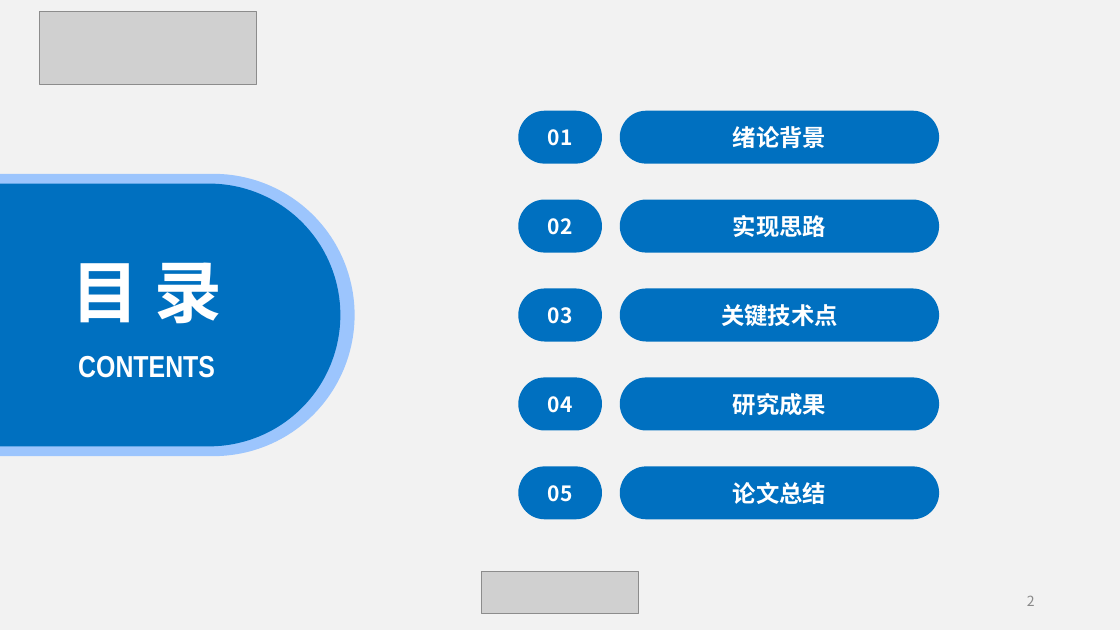
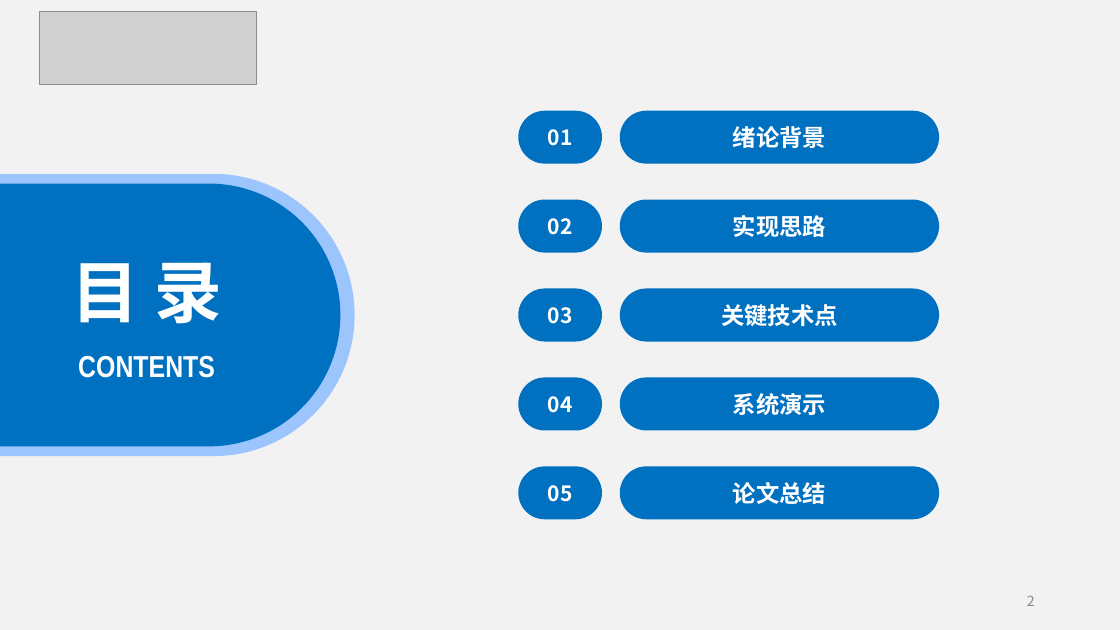
Before and after one commit to KIPKIPS/PocketCampusUnity, a slide deck: slide 2 of 基于Android的掌上校园APP开发答辩PPT.pptx. Drawn at 1120x630 pixels with LibreOffice and Linux fonts; fonts in the diff are those of the drawing; grey boxes stand for pictures. Boxes give left, top, right and bottom in pixels: in the first picture for what was removed or moved away, otherwise in the second. Text is boxed around its words. In the diff, an @@ line names an element or a change of style, - is before the commit and + after.

```diff
--- a/基于Android的掌上校园APP开发答辩PPT.pptx
+++ b/基于Android的掌上校园APP开发答辩PPT.pptx
@@ text in rounded rectangle at bbox=[733, 393, 826, 415]: text changed @@
-研究成果
+系统演示
@@ picture removed at bbox=[481, 572, 639, 614] @@
```
Also in this commit, not shown: 10 other slides changed, 6 slides added, 19 slides removed.
